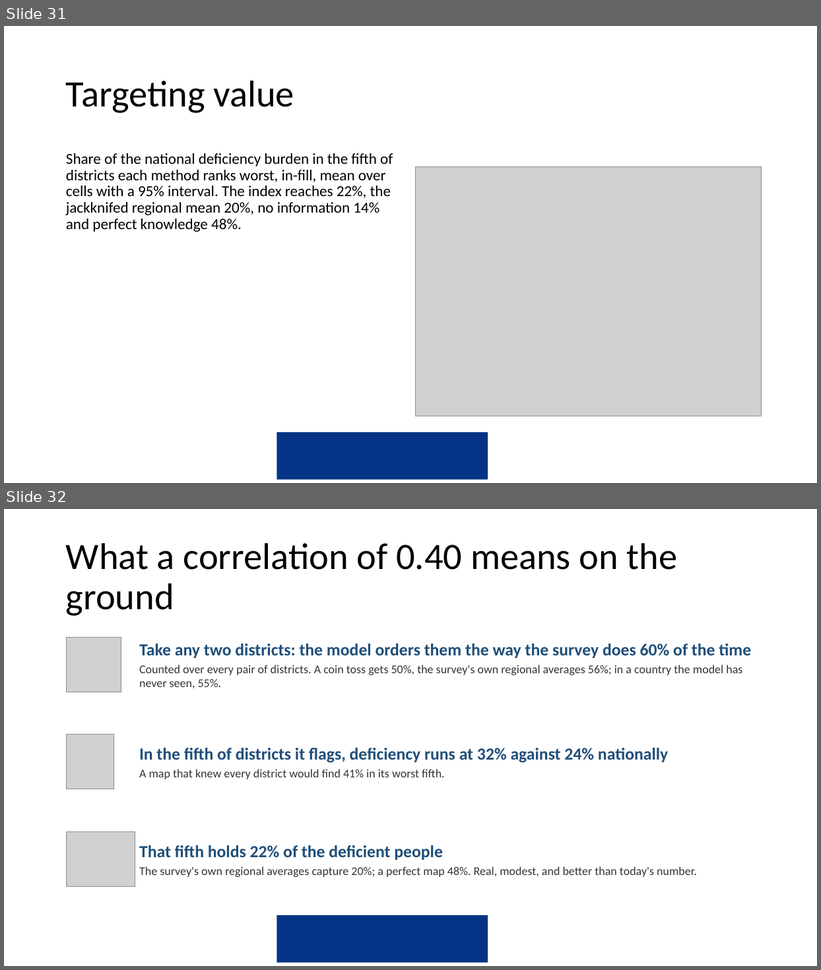
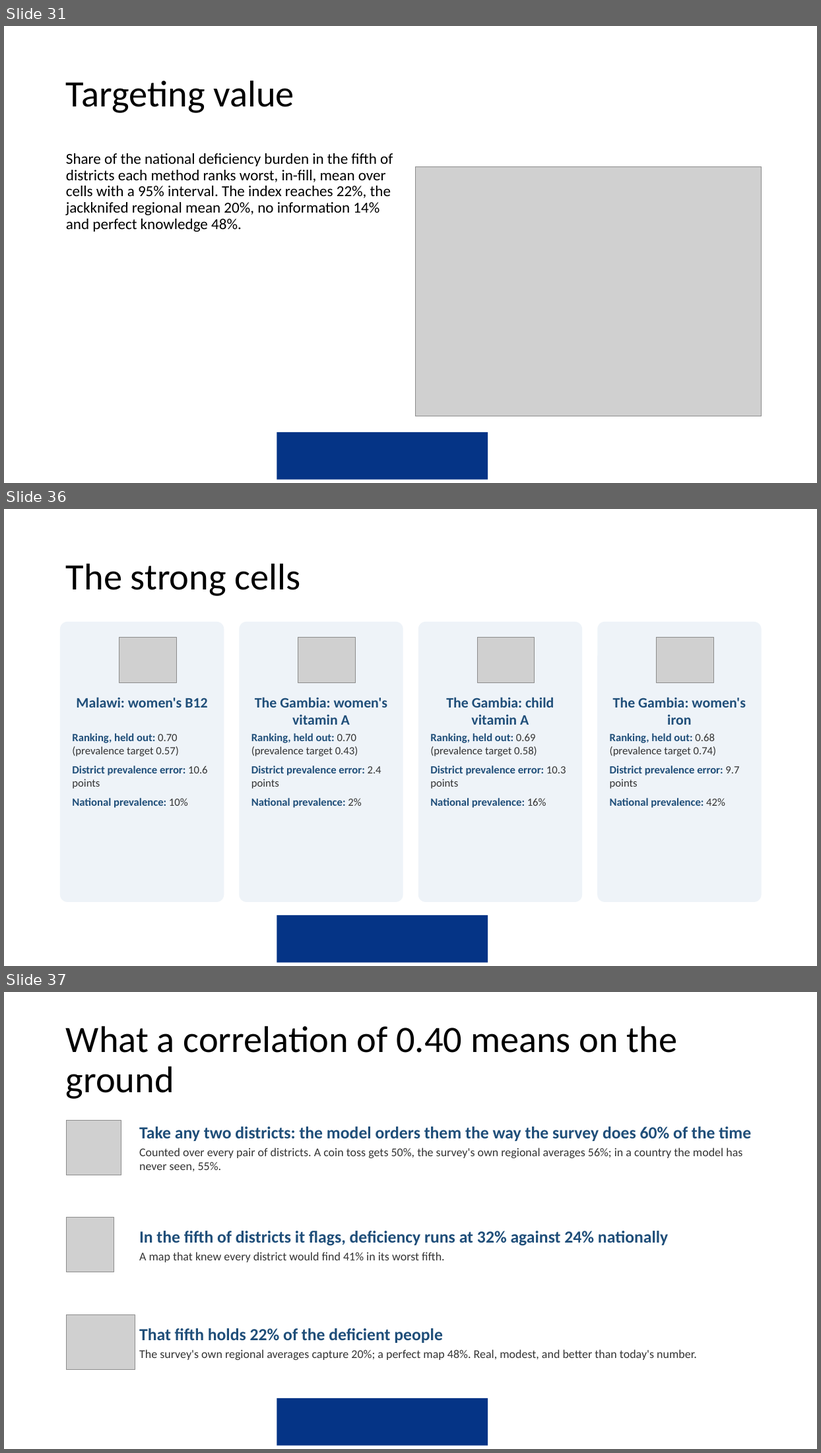
Before and after one commit to amertens/mn-prediction, a slide deck: docs/slides/MN-proxy-full-talk-2026-09.pptx. Shown one above the other, each under a label of ours: slides 31 and 32 before the commit, slides 31, 36 and 37 after it; the slides between them are not shown. The pictures are 821x970 and 821x1453 pixels, drawn with LibreOffice and Linux fonts; fonts in the diff are those of the drawing; grey boxes stand for pictures; background and template pictures are left out. Boxes give left, top, right and bottom in pixels: in the first picture for what was removed or moved away, otherwise in the second. Text is boxed around its words. In the diff, an @@ line names an element or a change of style, - is before the commit and + after.

```diff
--- a/docs/slides/MN-proxy-full-talk-2026-09.pptx
+++ b/docs/slides/MN-proxy-full-talk-2026-09.pptx
@@ slide 36 added at box(4, 509, 817, 966), background #FFFFFF; not listed: 1 template element that a slide beside it also shows @@
@@ title added at box(66, 563, 301, 596), 44 pt, text #000000 @@
+The strong cells
@@ rounded rectangle added at box(60, 622, 224, 902), fill #EEF3F8 @@
@@ rounded rectangle added at box(240, 622, 403, 902), fill #EEF3F8 @@
@@ rounded rectangle added at box(418, 622, 582, 902), fill #EEF3F8 @@
@@ rounded rectangle added at box(597, 622, 762, 902), fill #EEF3F8 @@
@@ picture added at box(120, 637, 177, 683) @@
@@ picture added at box(298, 637, 356, 683) @@
@@ picture added at box(477, 637, 535, 683) @@
@@ picture added at box(657, 637, 714, 683) @@
@@ text added at box(76, 697, 207, 708), 17 pt, text #1F4E79, bold @@
+Malawi: women's B12
@@ text added at box(255, 697, 387, 725), 17 pt, text #1F4E79, bold @@
+The Gambia: women's vitamin A
@@ text added at box(446, 697, 554, 725), 17 pt, text #1F4E79, bold @@
+The Gambia: child vitamin A
@@ text added at box(613, 697, 745, 725), 17 pt, text #1F4E79, bold @@
+The Gambia: women's iron
@@ text added at box(72, 733, 208, 808), 13 pt, text #1F4E79, bold @@
+Ranking, held out: 0.70 (prevalence target 0.57)
+District prevalence error: 10.6 points
+National prevalence: 10%
@@ text added at box(252, 733, 382, 808), 13 pt, text #1F4E79, bold @@
+Ranking, held out: 0.70 (prevalence target 0.43)
+District prevalence error: 2.4 points
+National prevalence: 2%
@@ text added at box(430, 733, 566, 808), 13 pt, text #1F4E79, bold @@
+Ranking, held out: 0.69 (prevalence target 0.58)
+District prevalence error: 10.3 points
+National prevalence: 16%
@@ text added at box(610, 733, 739, 808), 13 pt, text #1F4E79, bold @@
+Ranking, held out: 0.68 (prevalence target 0.74)
+District prevalence error: 9.7 points
+National prevalence: 42%
@@ what was slide 32 is now slide 37 @@
```
Also in this commit, not shown: 9 slides changed, 4 other slides added, 3 other files.
